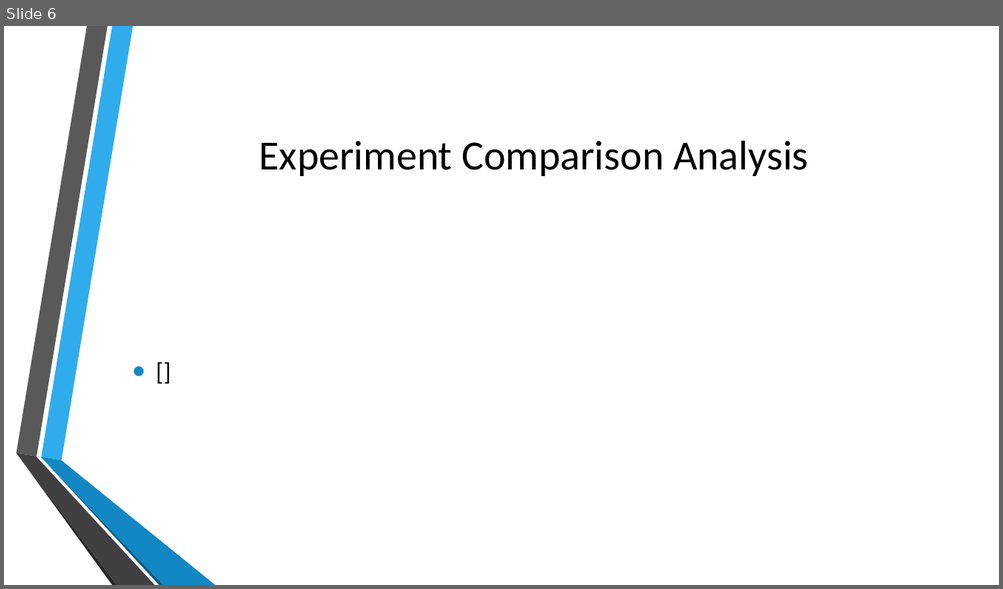
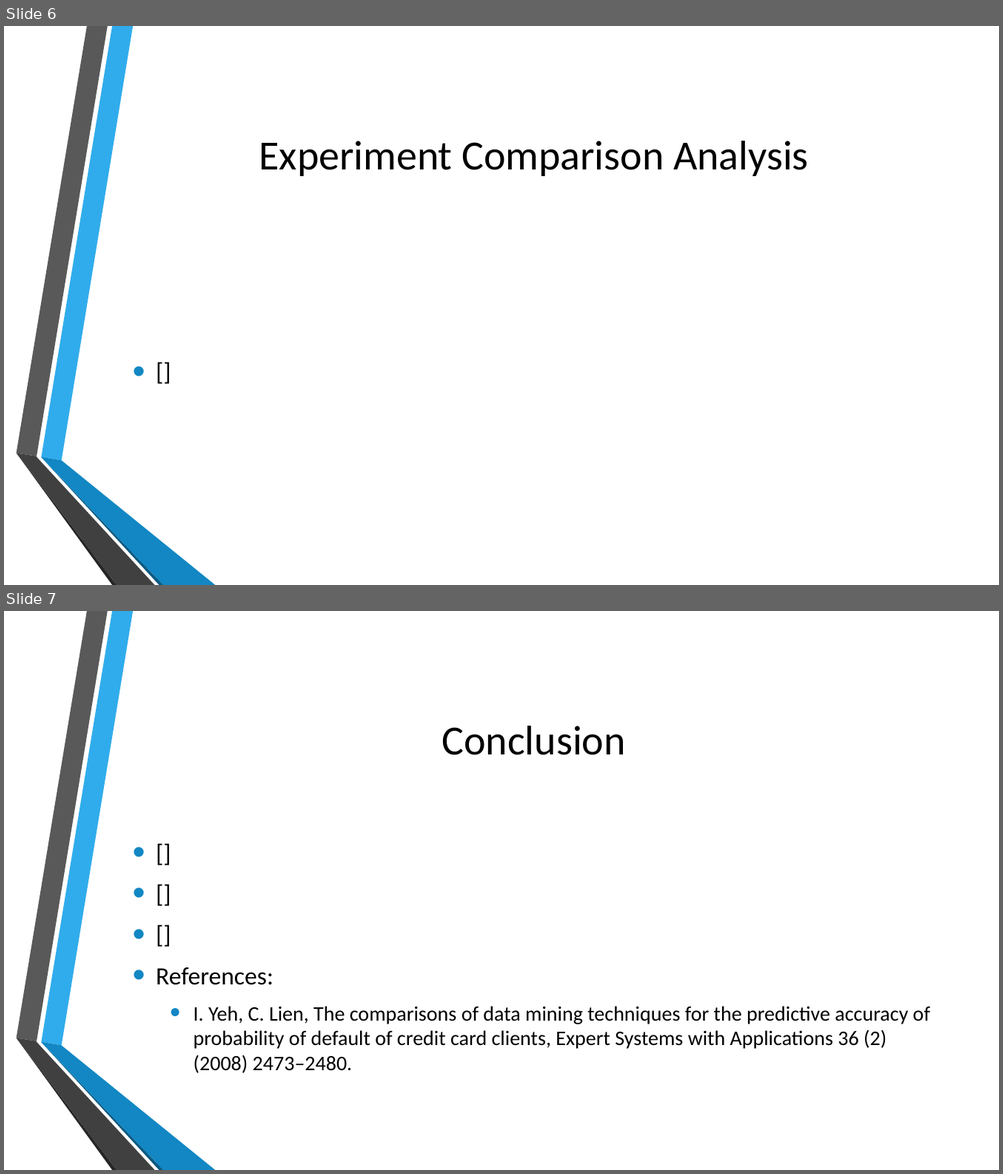
Before and after one commit to jb08/credit_card_default_ML, a slide deck: Predicting_Credit_Card_defaults.pptx. Shown one above the other, each under a label of ours: slide 6 before the commit, slides 6 and 7 after it. The pictures are 1003x589 and 1003x1174 pixels, drawn with LibreOffice and Linux fonts; fonts in the diff are those of the drawing; background and template pictures are left out. Boxes give left, top, right and bottom in pixels: in the first picture for what was removed or moved away, otherwise in the second. Text is boxed around its words. In the diff, an @@ line names an element or a change of style, - is before the commit and + after.

```diff
--- a/Predicting_Credit_Card_defaults.pptx
+++ b/Predicting_Credit_Card_defaults.pptx
@@ slide 7 added at [4,611,999,1170], background picture (left out); not listed: 6 template elements that a slide beside it also shows @@
@@ title added at [442,726,626,755], 40 pt, text #000000 @@
+Conclusion
@@ text added at [156,968,930,1073], 20 pt, text #000000 @@
+• []
+• []
+• []
+• References:
+  • I. Yeh, C. Lien, The comparisons of data mining techniques for the predictive accuracy of probability of default of credit card clients, Expert Systems with Applications 36 (2) (2008) 2473–2480.
```
Also in this commit, not shown: 5 slides changed, 1 slide removed, 1 other file.
